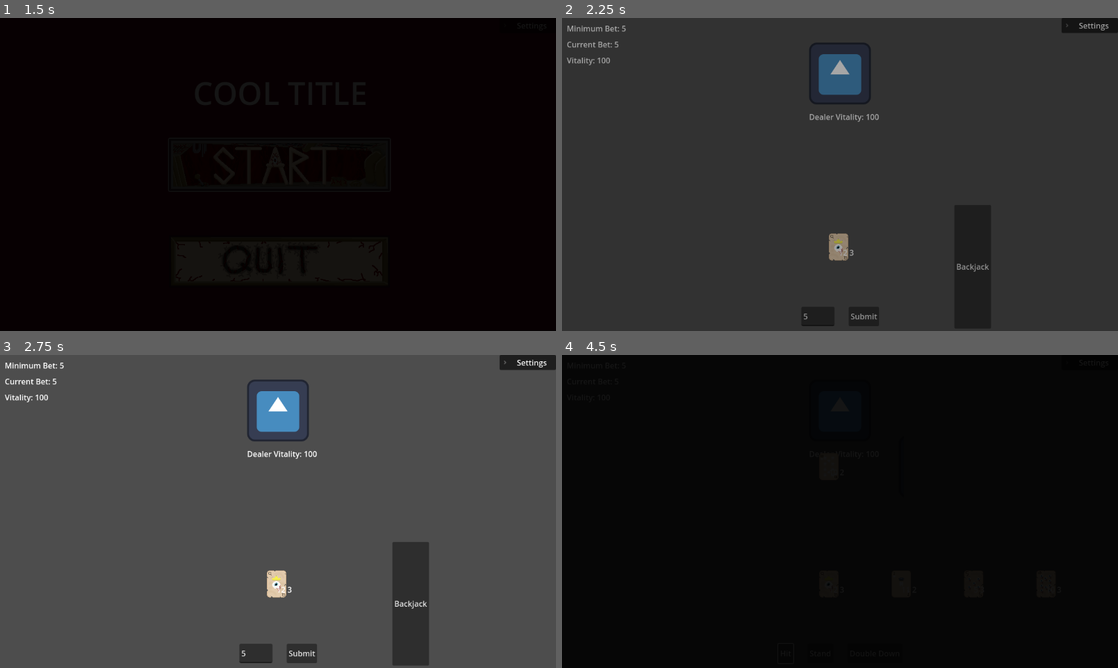
Above: before the commit, frames 1-4 (two rows, left to right).
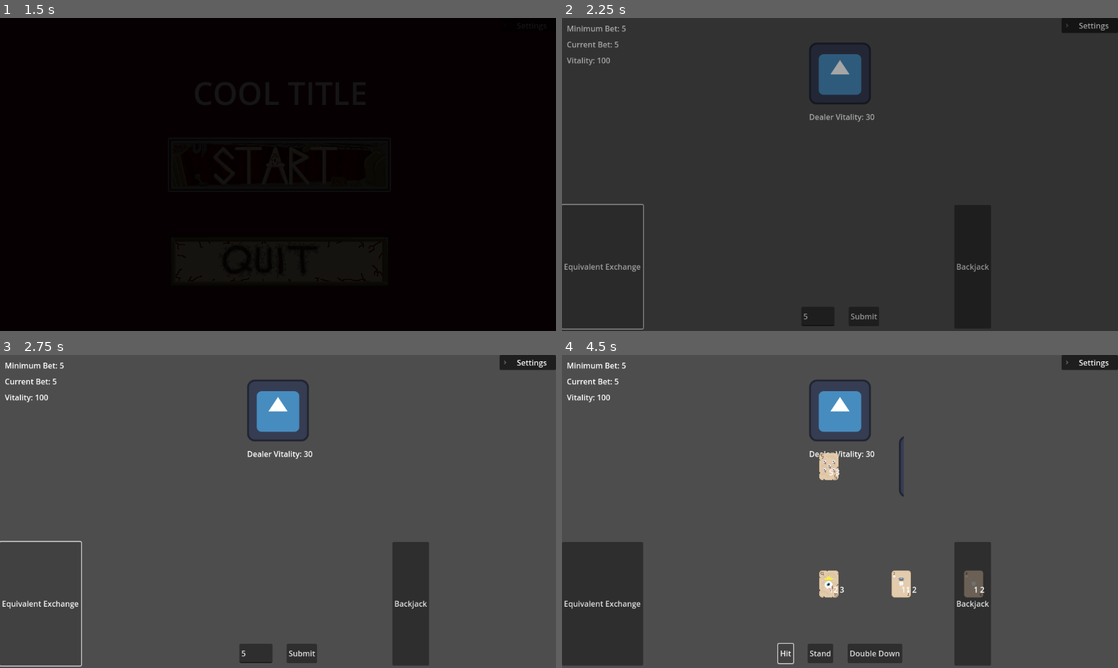
Above: after the commit, the same moments.

Repository: ZaneSoCool/GDaM-Mega-Collab-Fall-2025
Game: Godot game, scene res://Scenes/Menu.tscn
Two runs of this game, one before a commit and one after it. Both use one fixed random seed, a clock stepped at 60 frames per second and the inputs below. The engine's default icon, where the game draws it, is replaced by a stand-in: a white triangle on a blue panel in a dark square.
Inputs (mouse positions are in pixels of both pictures, inside the frame that each line leads up to):
- Up to frame 1 (1.5 s): click (278, 165) at 0.5 s; click (278, 165) at 1.25 s
- Up to frame 2 (2.25 s): click "Equivalent Exchange" at 2 s
- Up to frame 3 (2.75 s): no input
- Up to frame 4 (4.5 s): click "Backjack" at 2.75 s; click "Submit" at 3.5 s; click "Hit" at 4.25 s

Frame 1 is identical in both runs. In frame 2, 0.6% of the frame differs, in the area x 0-57%, y 30-100%; in frame 3, 0.6%; in frame 4, 100%, in the area x 0-100%, y 0-100%.

Commit message:
random things
-powerups have new canUse() function that checks if they are usable before letting the player select them

-losing a round no longer puts you in main menu, instead putting you into next round (you lose health)

-cleaned up dealer health logic, set dealer health = 0, and it will reinit it

-fixed bug where dealer could not bust

Diff:
--- a/Scenes/levels/1_1.tscn
+++ b/Scenes/levels/1_1.tscn
@@ -11,6 +11,8 @@
 grow_horizontal = 2
 grow_vertical = 2
 script = ExtResource("1_ctnfv")
+dealer_max_vitality = 30
+AI_hit_stop = 20
 
 [node name="BG" type="TextureRect" parent="."]
 layout_mode = 1
--- a/Scripts/Global.gd
+++ b/Scripts/Global.gd
@@ -1,6 +1,6 @@
 extends Node
 
-var current_dealer_vitality : int = 100
+var current_dealer_vitality : int = 0
 var vitality : int = 100
 
 #stores quantity of power ups player has
--- a/Scripts/blackjack.gd
+++ b/Scripts/blackjack.gd
@@ -39,6 +39,10 @@
 func _ready() -> void:
 	#-----------init scene-----------
 
+	#sets up dealer health
+	if Global.current_dealer_vitality <= 0:
+		Global.current_dealer_vitality = dealer_max_vitality
+
 	#setup bet and bet text stuff
 	currentBet = minimumBet
 	current_bet_label.text = "Current Bet: " + str(currentBet)
@@ -91,19 +95,27 @@
 	playing = false
 	play_buttons.visible = false
 
-	if playerHand > dealerHand and playerHand <= 21:
+	if dealerHand > 21 or (playerHand > dealerHand and playerHand <= 21):
 		Global.vitality += currentBet
 		Global.current_dealer_vitality -= currentBet
 
 		if Global.current_dealer_vitality <= 0:
+			Global.current_dealer_vitality = 0
+			print("next level")
 			SceneTransition.change_scene_to(next_scene)
 		else:
+			print("player won : new round")
 			SceneTransition.reload_current_scene()
 
 	else:
 		Global.vitality -= currentBet
-		SceneTransition.change_scene_to("res://Scenes/Menu.tscn")
-		print("PlayerLost")
+
+		if Global.vitality <= 0:
+			print("game over")
+			SceneTransition.change_scene_to("res://Scenes/Menu.tscn")
+		else:
+			print("player lost : new round")
+			SceneTransition.reload_current_scene()
 
 #------------Game/Round Logic------------#
 
--- a/Scripts/card.gd
+++ b/Scripts/card.gd
@@ -4,7 +4,6 @@
 #Made by Kian edited by Zane
 
 @onready var sprite: Sprite2D = $Sprite2D
-@onready var suite_texture: TextureRect = $Suite_Texture
 @onready var back_texture: Texture = preload("res://icon.svg")
 @onready var label: Label = $Label
 
--- a/Scripts/powerUps/equivelant_exchange.gd
+++ b/Scripts/powerUps/equivelant_exchange.gd
@@ -11,3 +11,12 @@
 
 	#deal a new card
 	blackJackScene.dealCard(true, true)
+
+func canUse():
+	#get variables
+	var blackJackScene = get_tree().current_scene
+
+	if !blackJackScene.playerCards.is_empty():
+		return true
+	else:
+		return false
--- a/Scripts/power_up.gd
+++ b/Scripts/power_up.gd
@@ -11,6 +11,8 @@
 	self.text = powerUpName
 
 func use():
+	if canUse() != null and !canUse(): return
+
 	#updates quantity of this powerUp left
 	Global.powerUpQuantityDictionary[powerUpName] -= 1
 
@@ -27,5 +29,8 @@
 	if isPassive: return
 	use()
 
-func checkUse():
+func checkUse(): #checks if card should be used automatically
 	pass
+
+func canUse(): #returns true or false based on if powerup is allowed to be used
+	pass
